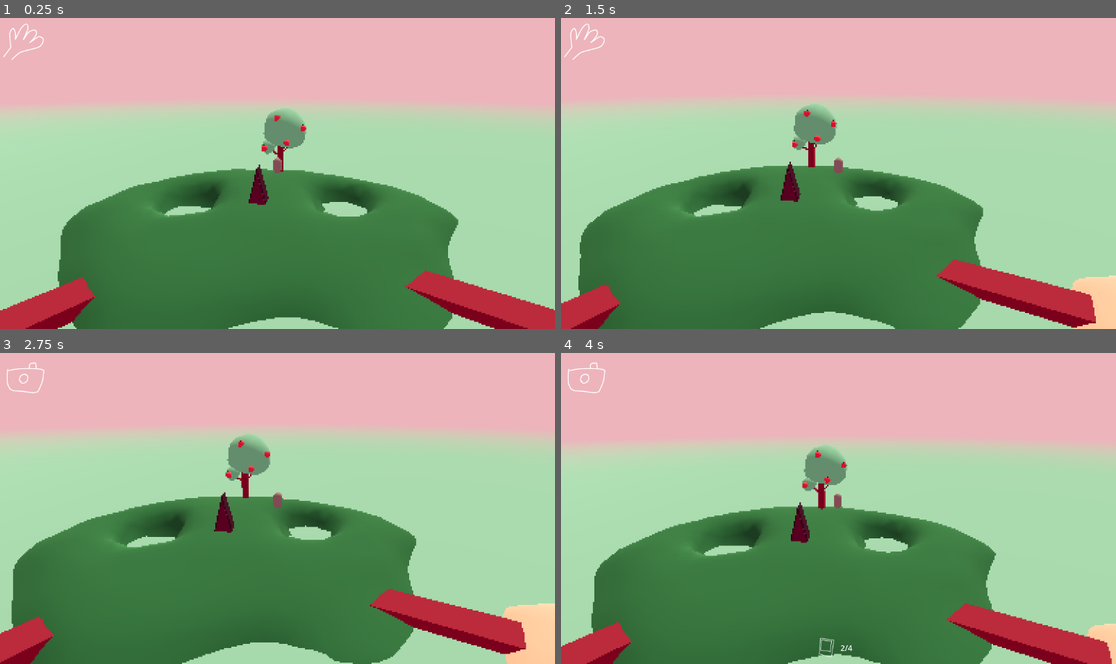
Above: before the commit, frames 1-4 (two rows, left to right).
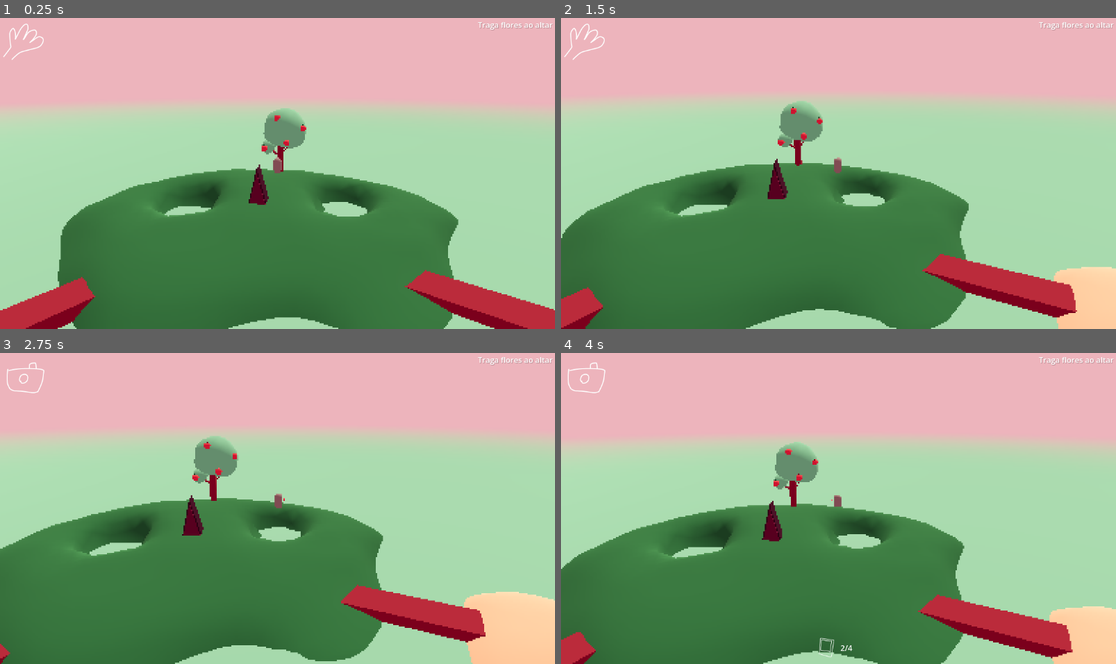
Above: after the commit, the same moments.

Repository: eumsmo/jogo-ilha
Game: Godot game, scene res://game_holder.tscn
Two runs of this game, one before a commit and one after it. Both use one fixed random seed, a clock stepped at 60 frames per second and the inputs below.
Inputs:
- Up to frame 1 (0.25 s): no input
- Up to frame 2 (1.5 s): tap Enter (ui_accept) at 0.5, 0.77 s; hold D (right) 0.53-1.28 s; hold E (interact) 0.53-1.28 s; hold S (down) from 1.28 s (still down); tap E (interact) at 1.35 s
- Up to frame 3 (2.75 s): tap Enter (ui_accept) at 1.52 s; release S (down) at 2.03 s; hold D (right) from 2.03 s (still down); hold Tab (switch) from 2.03 s (still down); tap E (interact) at 2.3 s
- Up to frame 4 (4 s): release D (right) at 2.78 s; release Tab (switch) at 2.78 s; hold W (up) 2.78-3.53 s; tap E (interact) at 2.85 s; tap Enter (ui_accept) at 3.02, 3.77 s; hold A (left) from 3.53 s (still down); hold E (interact) from 3.53 s (still down)

The runs differ from the first frame. In frame 1, 0.1% of the frame differs, in the area x 86-100%, y 1-5%; in frame 2, 7.8%; in frame 3, 13%, in the area x 0-100%, y 1-100%; in frame 4, 13%.

Commit message:
🫴 It demands
- Sistema de demandas da criatura agora funciona. A vítima deve interagir com o altar para tentar realizar a demanda
- Demandas são exibidas em uma lista na lateral direita da tela

Diff:
--- a/cenas/creature/creature_demands.gd
+++ b/cenas/creature/creature_demands.gd
@@ -1,5 +1,29 @@
 extends Node
 
 @export var demands: Array[Demand]
+var _demand_idx: int = -1
+var current_demand: Demand = null
 
 signal on_new_demand(demand: Demand)
+signal on_demand_realized(demand: Demand)
+
+func _ready() -> void:
+	await get_tree().process_frame
+	go_to_next_demand()
+
+func can_realize(victim: TheVictim) -> bool:
+	return current_demand.can_realize(victim.inventory) if current_demand != null else false
+
+func try_to_realize(victim: TheVictim) -> void:
+	if current_demand != null and current_demand.realize(victim.inventory):
+		on_demand_realized.emit(current_demand)
+		go_to_next_demand()
+
+func go_to_next_demand() -> void:
+	_demand_idx += 1
+	if _demand_idx >= 0 and _demand_idx < len(demands):
+		current_demand = demands[_demand_idx]
+	else:
+		current_demand = null
+
+	on_new_demand.emit(current_demand)
--- a/cenas/creature/demand.gd
+++ b/cenas/creature/demand.gd
@@ -3,3 +3,19 @@
 
 @export_multiline var text: String
 @export var items: Array[ItemQuantity]
+
+func can_realize(inventory: Inventory) -> bool:
+	for item_quantity in items:
+		if not inventory.has_quant(item_quantity.item, item_quantity.quant):
+			return false
+
+	return true
+
+func realize(inventory: Inventory) -> bool:
+	if not can_realize(inventory):
+		return false
+
+	for item_quantity in items:
+		inventory.sub_item(item_quantity.item, item_quantity.quant)
+
+	return true
--- /dev/null
+++ b/cenas/creature/the_creature.gd
@@ -0,0 +1,5 @@
+class_name TheCreature
+extends Node3D
+
+@export var eye: Node3D
+@export var demands: Node
--- a/cenas/the_victim.gd
+++ b/cenas/the_victim.gd
@@ -2,8 +2,7 @@
 extends CharacterBody3D
 
 
-const SPEED = 5.0
-const JUMP_VELOCITY = 4.5
+const SPEED = 7.5
 
 @export var center: Node3D
 @export var own_body: Node3D
--- /dev/null
+++ b/cenas/ui/demands_ui.gd
@@ -0,0 +1,30 @@
+extends Control
+
+@export var demand_item_scene: PackedScene
+@export var demands_holder: Control
+
+var current_demand: Demand = null
+var demands: Dictionary[Demand, DemandUIItem]
+
+func _ready() -> void:
+	var creature = Game.instance.creature
+	creature.demands.on_new_demand.connect(handle_new_demand)
+	creature.demands.on_demand_realized.connect(handle_demand_realized)
+
+func handle_new_demand(demand: Demand) -> void:
+	if demand == current_demand:
+		return
+
+	if current_demand != null:
+		demands[current_demand].set_realized()
+
+	if demand != null:
+		var demand_item: DemandUIItem = demand_item_scene.instantiate()
+		demand_item.set_text(demand.text)
+		demands_holder.add_child(demand_item)
+		demands[demand] = demand_item
+
+
+func handle_demand_realized(demand: Demand) -> void:
+	if demands.has(demand):
+		demands[demand].set_realized()
--- /dev/null
+++ b/cenas/ui/list_item.gd
@@ -0,0 +1,16 @@
+class_name DemandUIItem
+extends Control
+
+@export var text: Label
+@export var done: Control
+var realized = false
+
+func set_text(text: String) -> void:
+	self.text.text = text
+
+func set_realized() -> void:
+	if realized:
+		return
+
+	realized = true
+	done.show()
--- /dev/null
+++ b/cenas/ui/list_item.tscn
@@ -0,0 +1,32 @@
+[gd_scene format=3 uid="uid://bh65ivpii6yxi"]
+
+[ext_resource type="Script" uid="uid://dyr8u8mvwolwx" path="res://cenas/ui/list_item.gd" id="1_kx02e"]
+
+[sub_resource type="StyleBoxEmpty" id="StyleBoxEmpty_sph1n"]
+
+[sub_resource type="StyleBoxFlat" id="StyleBoxFlat_sph1n"]
+bg_color = Color(1, 1, 1, 1)
+
+[node name="ListItem" type="PanelContainer" unique_id=831202404 node_paths=PackedStringArray("text", "done")]
+theme_override_styles/panel = SubResource("StyleBoxEmpty_sph1n")
+script = ExtResource("1_kx02e")
+text = NodePath("Label")
+done = NodePath("Label/Panel")
+
+[node name="Label" type="Label" parent="." unique_id=1821294913]
+layout_mode = 2
+theme_override_colors/font_shadow_color = Color(0, 0, 0, 0.14901961)
+text = "1. Traga frutas ao altar"
+
+[node name="Panel" type="Panel" parent="Label" unique_id=1177369065]
+visible = false
+custom_minimum_size = Vector2(0, 2)
+layout_mode = 1
+anchors_preset = 14
+anchor_top = 0.5
+anchor_right = 1.0
+anchor_bottom = 0.5
+grow_horizontal = 2
+grow_vertical = 2
+pivot_offset_ratio = Vector2(0, 0.5)
+theme_override_styles/panel = SubResource("StyleBoxFlat_sph1n")
--- a/game_holder.tscn
+++ b/game_holder.tscn
@@ -1,10 +1,12 @@
 [gd_scene format=3 uid="uid://nihc5wbm4o5k"]
 
 [ext_resource type="PackedScene" uid="uid://c3jrfqbwsjslo" path="res://jogo.tscn" id="1_j160m"]
-[ext_resource type="Script" uid="uid://bxcjjme8q0erw" path="res://scripts/inventory_ui.gd" id="2_dc7qk"]
+[ext_resource type="Script" uid="uid://bxcjjme8q0erw" path="res://cenas/ui/inventory_ui.gd" id="2_dc7qk"]
 [ext_resource type="PackedScene" uid="uid://c03b32i2i2kdi" path="res://cenas/ui/slot_de_inventario.tscn" id="3_sph1n"]
 [ext_resource type="Texture2D" uid="uid://h4bxi237oj3w" path="res://recursos/sprites/hand.png" id="4_ggsbl"]
 [ext_resource type="Texture2D" uid="uid://ccgnepiysvidp" path="res://recursos/sprites/circle.png" id="5_y78qc"]
+[ext_resource type="Script" uid="uid://bj4vporq1e0od" path="res://cenas/ui/demands_ui.gd" id="6_sph1n"]
+[ext_resource type="PackedScene" uid="uid://bh65ivpii6yxi" path="res://cenas/ui/list_item.tscn" id="7_ggsbl"]
 
 [node name="GameHolder" type="Control" unique_id=631920395]
 layout_mode = 3
@@ -145,8 +147,7 @@
 expand_mode = 1
 stretch_mode = 5
 
-[node name="List" type="MarginContainer" parent="UI" unique_id=1153218748]
-visible = false
+[node name="Demands" type="MarginContainer" parent="UI" unique_id=1153218748 node_paths=PackedStringArray("demands_holder")]
 layout_mode = 1
 anchors_preset = 1
 anchor_left = 1.0
@@ -156,10 +157,9 @@
 grow_horizontal = 0
 theme_override_constants/margin_top = 4
 theme_override_constants/margin_right = 4
+script = ExtResource("6_sph1n")
+demand_item_scene = ExtResource("7_ggsbl")
+demands_holder = NodePath("VBoxContainer")
 
-[node name="VBoxContainer" type="VBoxContainer" parent="UI/List" unique_id=378548820]
+[node name="VBoxContainer" type="VBoxContainer" parent="UI/Demands" unique_id=378548820]
 layout_mode = 2
-
-[node name="Label" type="Label" parent="UI/List/VBoxContainer" unique_id=179601193]
-layout_mode = 2
-text = "1. Traga frutas ao altar"
--- a/jogo.gd
+++ b/jogo.gd
@@ -4,6 +4,7 @@
 static var instance: Game
 
 @export var victim: TheVictim
+@export var creature: TheCreature
 @export var interact_indicator: Node3D
 
 func _init() -> void:
--- a/jogo.tscn
+++ b/jogo.tscn
@@ -7,10 +7,12 @@
 [ext_resource type="Script" uid="uid://tl8ndvake8h" path="res://scripts/interactable.gd" id="3_qn35j"]
 [ext_resource type="PackedScene" uid="uid://brf8x28t534l0" path="res://recursos/models/ilhas/ilhas.tscn" id="4_8c340"]
 [ext_resource type="PackedScene" uid="uid://cu8dc566tc1ea" path="res://cenas/items/red_flower.tscn" id="4_ysdx3"]
+[ext_resource type="Script" uid="uid://ca47lt0i40vap" path="res://scripts/altar.gd" id="6_0ebkc"]
 [ext_resource type="Material" uid="uid://ck3ppdwmu8xn4" path="res://recursos/materiais/roxo_escuro.tres" id="6_mtw28"]
 [ext_resource type="Script" uid="uid://c1x1xh5jeqb1s" path="res://scripts/cave.gd" id="6_orj5g"]
 [ext_resource type="Texture2D" uid="uid://ccgnepiysvidp" path="res://recursos/sprites/circle.png" id="7_45nkh"]
 [ext_resource type="Material" uid="uid://bjwr3cjfspgle" path="res://recursos/materiais/roxo_claro.tres" id="7_orj5g"]
+[ext_resource type="Script" uid="uid://dt6pegewwlcx2" path="res://cenas/creature/the_creature.gd" id="9_dwd3o"]
 [ext_resource type="Script" uid="uid://dwigjcvo2jsan" path="res://cenas/creature/creature_demands.gd" id="9_qlqx7"]
 [ext_resource type="Script" uid="uid://bhxcormw418t5" path="res://cenas/creature/demand.gd" id="10_dwd3o"]
 [ext_resource type="Script" uid="uid://c5nru43e0eiis" path="res://cenas/creature/item_quant.gd" id="11_0ebkc"]
@@ -40,17 +42,17 @@
 radius = 4.229004
 height = 13.522949
 
+[sub_resource type="BoxMesh" id="BoxMesh_8c340"]
+size = Vector3(1.5, 1, 2)
+
+[sub_resource type="BoxShape3D" id="BoxShape3D_8c340"]
+size = Vector3(1.5, 1, 2)
+
 [sub_resource type="BoxMesh" id="BoxMesh_qn35j"]
 size = Vector3(5, 1, 5)
 
 [sub_resource type="BoxShape3D" id="BoxShape3D_1ap6j"]
 size = Vector3(5, 1, 5)
-
-[sub_resource type="BoxShape3D" id="BoxShape3D_8c340"]
-size = Vector3(1.5, 1, 2)
-
-[sub_resource type="BoxMesh" id="BoxMesh_8c340"]
-size = Vector3(1.5, 1, 2)
 
 [sub_resource type="BoxMesh" id="BoxMesh_1ap6j"]
 size = Vector3(7, 1, 3)
@@ -130,9 +132,10 @@
 height = 13.173
 radius = 12.79
 
-[node name="Game" type="Node3D" unique_id=1206501729 node_paths=PackedStringArray("victim", "interact_indicator")]
+[node name="Game" type="Node3D" unique_id=1206501729 node_paths=PackedStringArray("victim", "creature", "interact_indicator")]
 script = ExtResource("1_8c340")
 victim = NodePath("TheVictim")
+creature = NodePath("TheCreature")
 interact_indicator = NodePath("InteractablePointer")
 
 [node name="TheBeach" type="Node3D" parent="." unique_id=453127703]
@@ -222,6 +225,26 @@
 
 [node name="Pier" type="Node3D" parent="TheBeach/Estrutural" unique_id=1197045304]
 
+[node name="Altar" type="Node3D" parent="TheBeach/Estrutural/Pier" unique_id=1620251238]
+transform = Transform3D(1.0000001, 0, -2.9802322e-08, 0, 1, 0, 2.9802322e-08, 0, 1.0000001, 8.001276, 0.9933584, -11.015484)
+
+[node name="Base2" type="MeshInstance3D" parent="TheBeach/Estrutural/Pier/Altar" unique_id=1178761738]
+transform = Transform3D(0.61085004, 0, 0.79174614, 0, 1, 0, -0.79174614, 0, 0.61085004, 0, 0, 0)
+material_override = ExtResource("2_1ap6j")
+mesh = SubResource("BoxMesh_8c340")
+
+[node name="StaticBody3D" type="StaticBody3D" parent="TheBeach/Estrutural/Pier/Altar" unique_id=630802615 node_paths=PackedStringArray("indicator_holder")]
+transform = Transform3D(0.611527, 0, 0.7912235, 0, 1, 0, -0.7912235, 0, 0.611527, 0, 0, 0)
+script = ExtResource("6_0ebkc")
+indicator_holder = NodePath("Marker3D")
+
+[node name="CollisionShape3D2" type="CollisionShape3D" parent="TheBeach/Estrutural/Pier/Altar/StaticBody3D" unique_id=157483461]
+transform = Transform3D(1.0000002, 0, 0, 0, 1, 0, 0, 0, 1.0000002, 0, 0, 0)
+shape = SubResource("BoxShape3D_8c340")
+
+[node name="Marker3D" type="Marker3D" parent="TheBeach/Estrutural/Pier/Altar/StaticBody3D" unique_id=651216509]
+transform = Transform3D(1, 0, 0, 0, 1, 0, 0, 0, 1, 0, 1.0193527, 0)
+
 [node name="Base" type="MeshInstance3D" parent="TheBeach/Estrutural/Pier" unique_id=1475868120]
 transform = Transform3D(0.6108501, 0, 0.79174626, 0, 1, 0, -0.79174626, 0, 0.6108501, 8.87732, 0.23641062, -12.119812)
 material_override = ExtResource("2_1ap6j")
@@ -231,15 +254,6 @@
 
 [node name="CollisionShape3D" type="CollisionShape3D" parent="TheBeach/Estrutural/Pier/Base/StaticBody3D" unique_id=216021154]
 shape = SubResource("BoxShape3D_1ap6j")
-
-[node name="CollisionShape3D2" type="CollisionShape3D" parent="TheBeach/Estrutural/Pier/Base/StaticBody3D" unique_id=1342254387]
-transform = Transform3D(1.0000002, 0, 0, 0, 1, 0, 0, 0, 1.0000002, -1.3523617, 0.9396055, -0.003171444)
-shape = SubResource("BoxShape3D_8c340")
-
-[node name="Base2" type="MeshInstance3D" parent="TheBeach/Estrutural/Pier" unique_id=1178761738]
-transform = Transform3D(0.6108501, 0, 0.79174626, 0, 1, 0, -0.79174626, 0, 0.6108501, 8.001276, 0.9933584, -11.015484)
-material_override = ExtResource("2_1ap6j")
-mesh = SubResource("BoxMesh_8c340")
 
 [node name="Pontes" type="Node3D" parent="TheBeach/Estrutural" unique_id=11909878]
 
@@ -402,8 +416,11 @@
 transform = Transform3D(-4.371139e-08, 0, -1, 0, 1, 0, 1, 0, -4.371139e-08, 0.015598744, -0.123016834, -0.5337058)
 shape = SubResource("ConvexPolygonShape3D_mtw28")
 
-[node name="TheCreature" type="Node3D" parent="." unique_id=1480783709]
+[node name="TheCreature" type="Node3D" parent="." unique_id=1480783709 node_paths=PackedStringArray("eye", "demands")]
 transform = Transform3D(1, 0, 0, 0, 1, 0, 0, 0, 1, -2.2550864, 0, 2.6688201)
+script = ExtResource("9_dwd3o")
+eye = NodePath("Eye")
+demands = NodePath("Demands")
 
 [node name="Demands" type="Node" parent="TheCreature" unique_id=1596109770]
 script = ExtResource("9_qlqx7")
--- /dev/null
+++ b/scripts/altar.gd
@@ -0,0 +1,5 @@
+extends Interactable
+
+func interact(victim: TheVictim) -> void:
+	if Game.instance.creature.demands.can_realize(victim):
+		Game.instance.creature.demands.try_to_realize(victim)
Not shown, added: cenas/creature/the_creature.gd.uid
Not shown, added: cenas/ui/demands_ui.gd.uid
Renamed: scripts/inventory_ui.gd -> cenas/ui/inventory_ui.gd
Renamed: scripts/inventory_ui.gd.uid -> cenas/ui/inventory_ui.gd.uid
Not shown, added: cenas/ui/list_item.gd.uid
Not shown, added: scripts/altar.gd.uid
